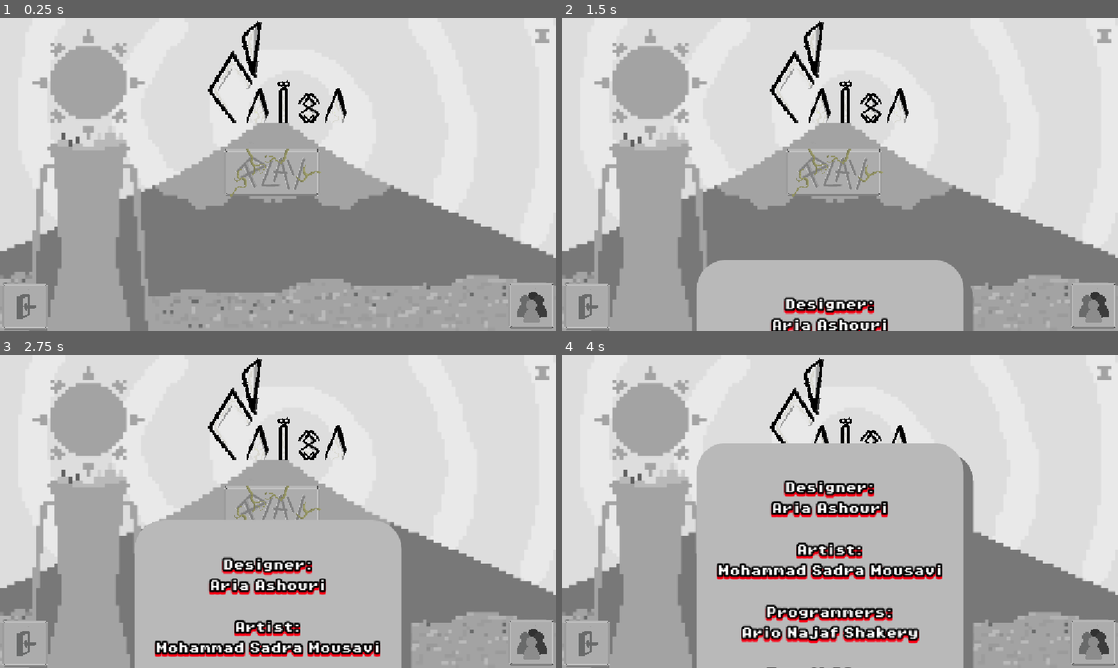
Above: before the commit, frames 1-4 (two rows, left to right).
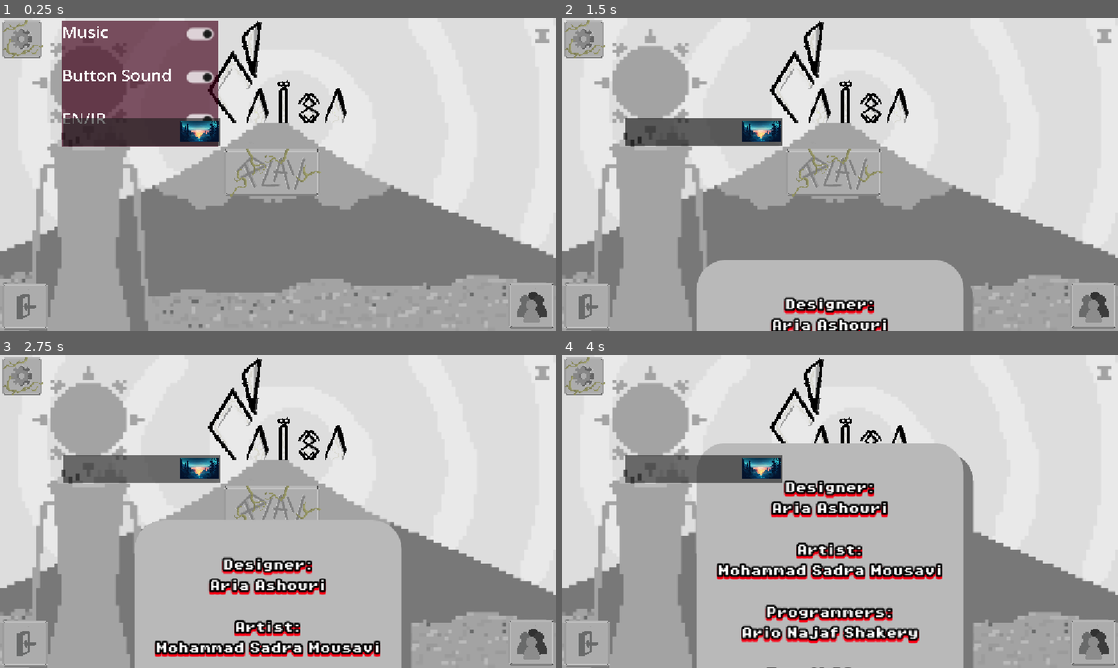
Above: after the commit, the same moments.

Repository: Caiisa-Games/caiisa
Game: Godot game, scene res://scenes/main_menu.tscn
Two runs of this game, one before a commit and one after it. Both use one fixed random seed, a clock stepped at 60 frames per second and the inputs below.
Inputs (mouse positions are in pixels of both pictures, inside the frame that each line leads up to):
- Up to frame 1 (0.25 s): no input
- Up to frame 2 (1.5 s): click (1095, 305) at 0.5 s; click (701, 130) at 1.27 s
- Up to frame 3 (2.75 s): move the mouse to (400, 495) at 2.02 s; click (400, 495) at 2.17 s
- Up to frame 4 (4 s): move the mouse to (728, 527) at 2.77 s; click (728, 527) at 2.92 s; move the mouse to (895, 442) at 3.52 s; click (895, 442) at 3.67 s

The runs differ from the first frame. In frame 1, 12% of the frame differs, in the area x 0-40%, y 0-42%; in frame 2, 3.4%; in frame 3, 3.4%; in frame 4, 3.4%.

Commit message:
add setting

Diff:
--- a/scenes/card.tscn
+++ b/scenes/card.tscn
@@ -57,6 +57,8 @@
 border_width_top = 3
 border_width_bottom = 3
 border_color = Color(0, 0, 0, 1)
+corner_radius_top_left = 5
+corner_radius_bottom_left = 5
 
 [sub_resource type="Theme" id="Theme_6ligt"]
 ProgressBar/colors/font_color = Color(0, 0, 0, 1)
--- a/scenes/main_menu.gd
+++ b/scenes/main_menu.gd
@@ -6,15 +6,6 @@
 
 func _ready() -> void:
 	$TextureButton/AnimatedSprite2D.play("default")
-func _on_credits_button_pressed() -> void:
-	if $Label2.position.y <= -650:
-		$Label2.position = Vector2(279, 620)
-		create_tween().tween_property($Label2, "position", Vector2(279, -655), 10)#.set_trans(Tween.TRANS_SINE)
-		$TextureButton.mouse_filter = MOUSE_FILTER_IGNORE
-		$ExitButton.mouse_filter = MOUSE_FILTER_IGNORE
-		await get_tree().create_timer(10).timeout
-		$TextureButton.mouse_filter = MOUSE_FILTER_PASS
-		$ExitButton.mouse_filter = MOUSE_FILTER_PASS
 
 func _on_exit_button_pressed() -> void:
 	color_2.visible = true
@@ -42,3 +33,35 @@
 	$TextureButton/AnimatedSprite2D.play("hover")
 func _on_texture_button_mouse_exited() -> void:
 	$TextureButton/AnimatedSprite2D.play("default")
+
+
+func _on_credits_button_pressed() -> void:
+	if $Label.visible == false:
+		if $Label2.position.y <= -650:
+			$Label2.visible = true
+			$Label.visible = false
+			$Label2.position = Vector2(279, 620)
+			create_tween().tween_property($Label2, "position", Vector2(279, -655), 10)
+			$TextureButton.mouse_filter = MOUSE_FILTER_IGNORE
+			$ExitButton.mouse_filter = MOUSE_FILTER_IGNORE
+			$Settings.mouse_filter = MOUSE_FILTER_IGNORE
+			$Settings.get_child(0).visible = false
+			await get_tree().create_timer(10).timeout
+			$TextureButton.mouse_filter = MOUSE_FILTER_PASS
+			$ExitButton.mouse_filter = MOUSE_FILTER_PASS
+			$Settings.mouse_filter = MOUSE_FILTER_PASS
+
+	elif $Label.visible == true:
+		if $Label.position.y <= -650:
+			$Label2.visible = false
+			$Label.visible = true
+			$Label.position = Vector2(279, 620)
+			create_tween().tween_property($Label, "position", Vector2(279, -655), 10)
+			$TextureButton.mouse_filter = MOUSE_FILTER_IGNORE
+			$ExitButton.mouse_filter = MOUSE_FILTER_IGNORE
+			$Settings.mouse_filter = MOUSE_FILTER_IGNORE
+			$Settings.get_child(0).visible = false
+			await get_tree().create_timer(10).timeout
+			$TextureButton.mouse_filter = MOUSE_FILTER_PASS
+			$ExitButton.mouse_filter = MOUSE_FILTER_PASS
+			$Settings.mouse_filter = MOUSE_FILTER_PASS
--- a/scenes/main_menu.tscn
+++ b/scenes/main_menu.tscn
@@ -19,6 +19,7 @@
 [ext_resource type="Texture2D" uid="uid://ru7nhkcy1srm" path="res://assets/ani/Play(Button)8.png" id="17_1a85y"]
 [ext_resource type="Texture2D" uid="uid://c5it2cof1l553" path="res://assets/ani/Play(Button)9.png" id="18_hl5e0"]
 [ext_resource type="Texture2D" uid="uid://cunteaexyc80f" path="res://assets/ani/Play(Button)10.png" id="19_engjn"]
+[ext_resource type="PackedScene" uid="uid://dthlhu418a1q0" path="res://scenes/settings.tscn" id="20_8egab"]
 
 [sub_resource type="AtlasTexture" id="AtlasTexture_6h3lr"]
 atlas = ExtResource("8_hstxw")
@@ -221,6 +222,16 @@
 }]
 
 [sub_resource type="StyleBoxFlat" id="StyleBoxFlat_flqon"]
+bg_color = Color(0.7254902, 0.7254902, 0.7254902, 1)
+corner_radius_top_left = 60
+corner_radius_top_right = 60
+corner_radius_bottom_right = 60
+corner_radius_bottom_left = 60
+shadow_color = Color(0.47058824, 0.47058824, 0.47058824, 1)
+shadow_size = 1
+shadow_offset = Vector2(20, 20)
+
+[sub_resource type="StyleBoxFlat" id="StyleBoxFlat_hstxw"]
 bg_color = Color(0.7254902, 0.7254902, 0.7254902, 1)
 corner_radius_top_left = 60
 corner_radius_top_right = 60
@@ -368,6 +379,46 @@
 grow_horizontal = 2
 grow_vertical = 2
 
+[node name="Label" type="Label" parent="."]
+visible = false
+layout_mode = 0
+offset_left = 267.0
+offset_top = -651.0
+offset_right = 877.58887
+offset_bottom = 191.3169
+scale = Vector2(0.9253362, 0.7453703)
+theme_override_colors/font_color = Color(1, 1, 1, 1)
+theme_override_colors/font_shadow_color = Color(1, 0, 0, 1)
+theme_override_colors/font_outline_color = Color(0, 0, 0, 1)
+theme_override_constants/line_spacing = 2
+theme_override_constants/shadow_offset_x = 0
+theme_override_constants/shadow_offset_y = 5
+theme_override_constants/outline_size = 9
+theme_override_constants/shadow_outline_size = 7
+theme_override_font_sizes/font_size = 30
+theme_override_styles/normal = SubResource("StyleBoxFlat_hstxw")
+text = "طراح:
+اریا اشوری
+
+هنرمند:
+محمد صدرا موسوی
+
+بازی سازان:
+اریو نجف شاکری
+
+اسماعیل افرنگ
+
+ساخته شده با ❤"
+horizontal_alignment = 1
+vertical_alignment = 1
+
+[node name="Settings" parent="." instance=ExtResource("20_8egab")]
+layout_mode = 0
+offset_left = 4.0000157
+offset_top = 3.0
+offset_right = 1016.0
+offset_bottom = 999.0
+
 [connection signal="pressed" from="CreditsButton" to="." method="_on_credits_button_pressed"]
 [connection signal="pressed" from="ExitButton" to="." method="_on_exit_button_pressed"]
 [connection signal="mouse_entered" from="TextureButton" to="." method="_on_texture_button_mouse_entered"]
--- a/scenes/settings.gd
+++ b/scenes/settings.gd
@@ -1,12 +1,32 @@
 extends Button
 
-@onready var color_rect: ColorRect = $ColorRect
+
+@onready var color_rec: ColorRect = $ColorRectf
 
 
 
+@onready var chec: CheckButton = $ColorRect/VBoxContainer/Label3/CheckButton
+
 
 func _on_pressed() -> void:
-	if color_rect.visible == false:
-		color_rect.visible = true
-	elif color_rect.visible == true:
-		color_rect.visible = false
+	if color_rec.visible == false:
+		color_rec.visible = true
+	elif color_rec.visible == true:
+		color_rec.visible = false
+
+
+func _on_check_button_pressed() -> void:
+	$"../Label".visible = true
+	$ColorRectf/VBoxContainer.visible = false
+	$ColorRectf/VBoxContainer2.visible = true
+
+func _ready() -> void:
+	if $".".mouse_filter == MOUSE_FILTER_IGNORE:
+		color_rec.visible = false
+	elif $".".mouse_filter == MOUSE_FILTER_PASS:
+		color_rec.visible = true
+
+
+func _on_check_button_6_pressed() -> void:
+	$ColorRectf/VBoxContainer.visible = true
+	$ColorRectf/VBoxContainer2.visible = false
--- a/scenes/settings.tscn
+++ b/scenes/settings.tscn
@@ -1,7 +1,8 @@
-[gd_scene load_steps=3 format=3 uid="uid://dthlhu418a1q0"]
+[gd_scene load_steps=4 format=3 uid="uid://dthlhu418a1q0"]
 
 [ext_resource type="Texture2D" uid="uid://cbb1jvapc4hif" path="res://assets/Settings.png" id="1_5p8wc"]
 [ext_resource type="Script" uid="uid://b8iaqnqhbq8d5" path="res://scenes/settings.gd" id="2_r6d6q"]
+[ext_resource type="Texture2D" uid="uid://dkaiu2yust7e5" path="res://assets/sample_bg.png" id="4_es4n0"]
 
 [node name="Settings" type="Button"]
 offset_right = 1012.0
@@ -11,27 +12,27 @@
 flat = true
 script = ExtResource("2_r6d6q")
 
-[node name="ColorRect" type="ColorRect" parent="."]
-visible = false
+[node name="ColorRectf" type="ColorRect" parent="."]
 layout_mode = 0
-offset_left = 3027.2896
-offset_top = 36.820625
-offset_right = 6799.758
+offset_left = 1443.7852
+offset_top = 36.820618
+offset_right = 5216.2534
 offset_bottom = 3240.2148
 color = Color(0.2513674, 0, 0.09910139, 0.6509804)
 
-[node name="VBoxContainer" type="VBoxContainer" parent="ColorRect"]
+[node name="VBoxContainer" type="VBoxContainer" parent="ColorRectf"]
 layout_mode = 0
 offset_right = 3772.4683
 offset_bottom = 3215.668
 
-[node name="Label" type="Label" parent="ColorRect/VBoxContainer"]
+[node name="Label" type="Label" parent="ColorRectf/VBoxContainer"]
 layout_mode = 2
 theme_type_variation = &"HeaderLarge"
 theme_override_font_sizes/font_size = 400
-text = "Music"
+text = "Music
+"
 
-[node name="CheckButton" type="CheckButton" parent="ColorRect/VBoxContainer/Label"]
+[node name="CheckButton3" type="CheckButton" parent="ColorRectf/VBoxContainer/Label"]
 layout_mode = 0
 offset_left = 2852.6382
 offset_top = 73.641235
@@ -40,12 +41,13 @@
 scale = Vector2(22.02679, 21.625105)
 button_pressed = true
 
-[node name="Label2" type="Label" parent="ColorRect/VBoxContainer"]
+[node name="Label2" type="Label" parent="ColorRectf/VBoxContainer"]
 layout_mode = 2
 theme_override_font_sizes/font_size = 400
-text = "Button Sound"
+text = "Button Sound
+"
 
-[node name="CheckButton" type="CheckButton" parent="ColorRect/VBoxContainer/Label2"]
+[node name="CheckButton2" type="CheckButton" parent="ColorRectf/VBoxContainer/Label2"]
 layout_mode = 0
 offset_left = 2852.6382
 offset_top = 73.641235
@@ -54,12 +56,12 @@
 scale = Vector2(22.02679, 21.625105)
 button_pressed = true
 
-[node name="Label3" type="Label" parent="ColorRect/VBoxContainer"]
+[node name="Label3" type="Label" parent="ColorRectf/VBoxContainer"]
 layout_mode = 2
 theme_override_font_sizes/font_size = 400
-text = "Language"
+text = "EN/IR"
 
-[node name="CheckButton" type="CheckButton" parent="ColorRect/VBoxContainer/Label3"]
+[node name="CheckButton" type="CheckButton" parent="ColorRectf/VBoxContainer/Label3"]
 layout_mode = 0
 offset_left = 2840.9932
 offset_top = 65.98694
@@ -68,4 +70,66 @@
 scale = Vector2(22.463018, 21.752592)
 button_pressed = true
 
+[node name="VBoxContainer2" type="VBoxContainer" parent="ColorRectf"]
+visible = false
+layout_mode = 0
+offset_left = 1932.8069
+offset_right = 4156.468
+offset_bottom = 3191.1208
+
+[node name="Label4" type="Label" parent="ColorRectf/VBoxContainer2"]
+layout_mode = 2
+theme_override_font_sizes/font_size = 300
+text = "
+موسیقی         "
+
+[node name="CheckButton4" type="CheckButton" parent="ColorRectf/VBoxContainer2/Label4"]
+layout_mode = 0
+offset_left = -2025.967
+offset_top = 380.47968
+offset_right = -1981.967
+offset_bottom = 404.47968
+scale = Vector2(21.921558, 22.608639)
+button_pressed = true
+
+[node name="Label5" type="Label" parent="ColorRectf/VBoxContainer2"]
+layout_mode = 2
+theme_override_font_sizes/font_size = 293
+text = "
+صدای دکمه     "
+
+[node name="CheckButton5" type="CheckButton" parent="ColorRectf/VBoxContainer2/Label5"]
+layout_mode = 0
+offset_left = -2025.967
+offset_top = 332.68604
+offset_right = -1981.967
+offset_bottom = 356.68604
+scale = Vector2(21.921558, 22.608639)
+button_pressed = true
+
+[node name="Label6" type="Label" parent="ColorRectf/VBoxContainer2"]
+layout_mode = 2
+theme_override_font_sizes/font_size = 300
+text = "
+فارسی/انگلیسی"
+
+[node name="CheckButton6" type="CheckButton" parent="ColorRectf/VBoxContainer2/Label6"]
+layout_mode = 0
+offset_left = -2025.967
+offset_top = 332.74
+offset_right = -1981.967
+offset_bottom = 356.74
+scale = Vector2(21.921558, 22.608639)
+button_pressed = true
+
+[node name="OptionButton" type="OptionButton" parent="."]
+layout_mode = 0
+offset_left = 1467.071
+offset_top = 2503.8025
+offset_right = 5251.1826
+offset_bottom = 3203.3943
+theme_override_icons/arrow = ExtResource("4_es4n0")
+
 [connection signal="pressed" from="." to="." method="_on_pressed"]
+[connection signal="pressed" from="ColorRectf/VBoxContainer/Label3/CheckButton" to="." method="_on_check_button_pressed"]
+[connection signal="pressed" from="ColorRectf/VBoxContainer2/Label6/CheckButton6" to="." method="_on_check_button_6_pressed"]
Binary file added: assets/fonts/Thin Sans.ttf
Not shown, added: assets/fonts/Thin Sans.ttf.import
Not shown: 1 places in scenes/main_menu.tscn that only renumber resources
